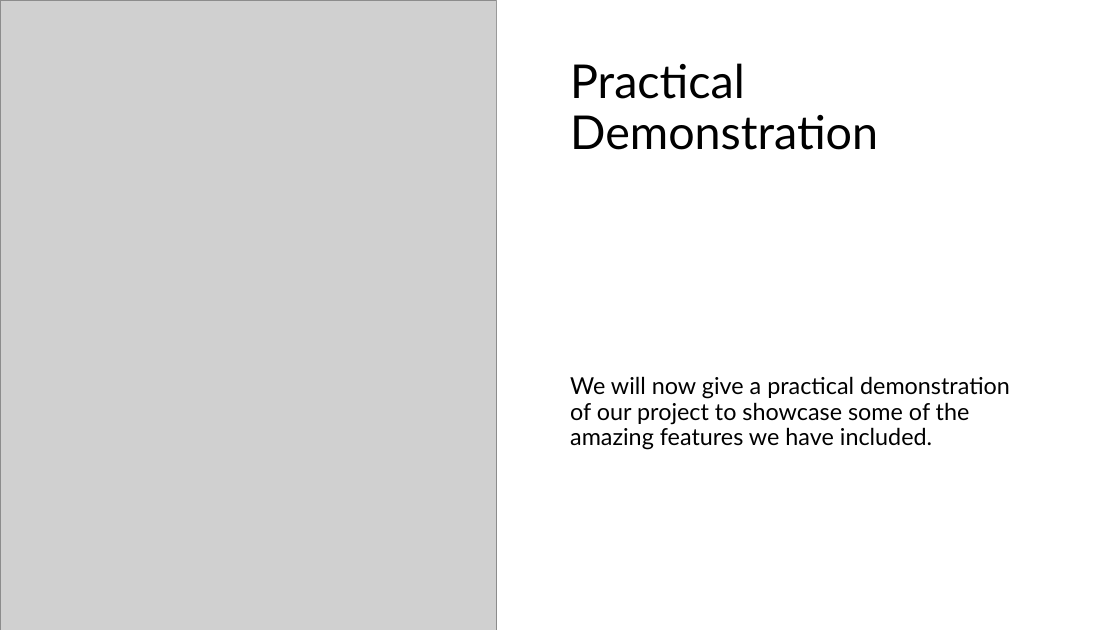
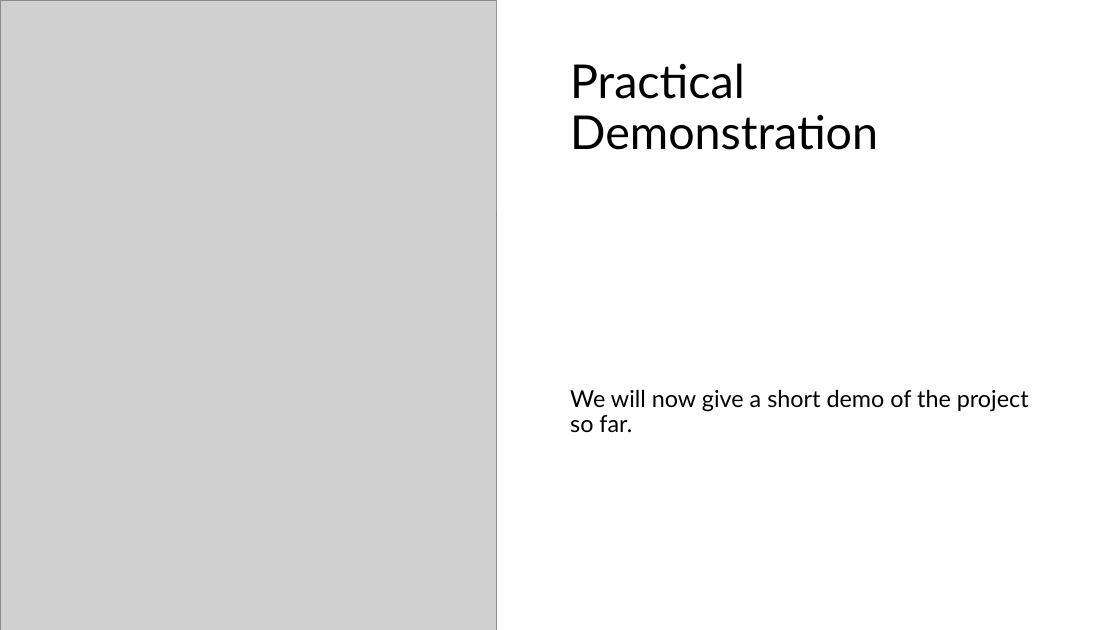
Before and after one commit to stuartiek/sonica-RGU-Hack-, a slide deck: slide 6 of RGUHack25 Presentation by Sonica.pptx (slide 4 before the commit). Drawn at 1120x630 pixels with LibreOffice and Linux fonts; fonts in the diff are those of the drawing; grey boxes stand for pictures. Boxes give left, top, right and bottom in pixels: in the first picture for what was removed or moved away, otherwise in the second. Text is boxed around its words. In the diff, an @@ line names an element or a change of style, - is before the commit and + after.

```diff
--- a/RGUHack25 Presentation by Sonica.pptx
+++ b/RGUHack25 Presentation by Sonica.pptx
@@ text at bbox=[570, 389, 1029, 433]: text changed @@
-We will now give a practical demonstration of our project to showcase some of the amazing features we have included.
+We will now give a short demo of the project so far.
```
Also in this commit, not shown: 3 other slides changed, 2 slides added, 1 slide removed.
